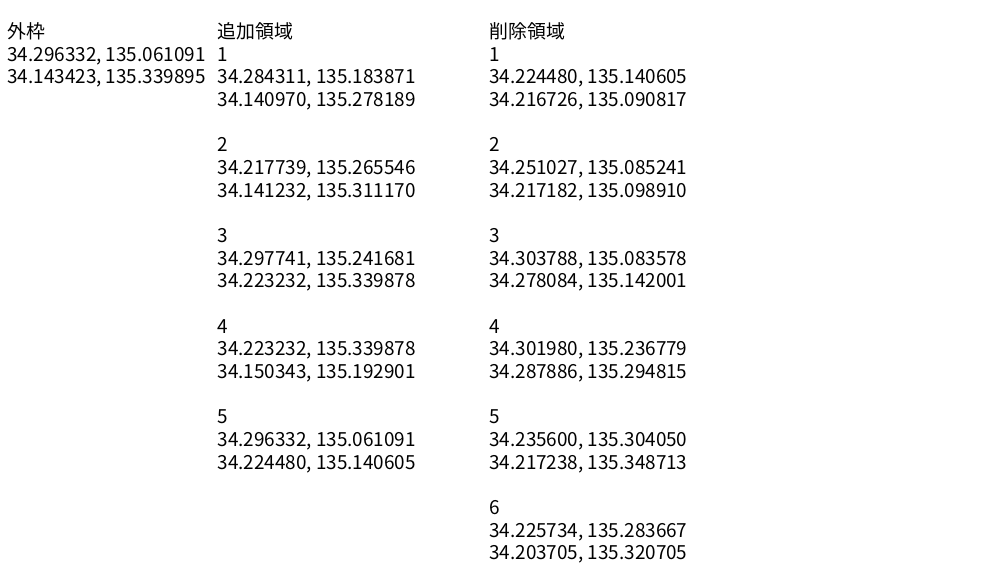
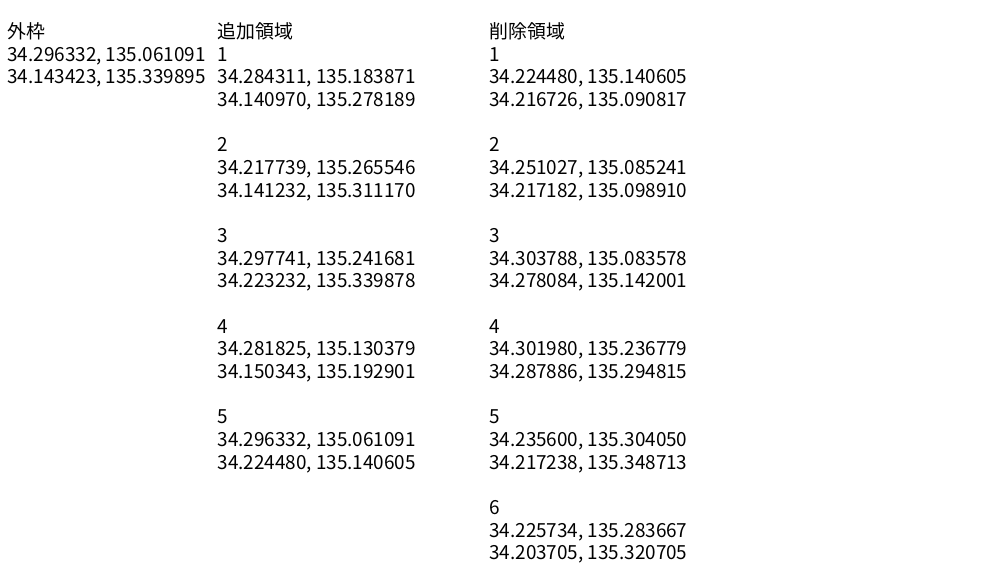
Before and after one commit to hiromotomasaki/Work, a slide deck: slide 2 of Taxi/Wakayama/Other/Area/area.odp. Drawn at 1008x567 pixels with LibreOffice and Linux fonts; fonts in the diff are those of the drawing. Boxes give left, top, right and bottom in pixels: in the first picture for what was removed or moved away, otherwise in the second. Text is boxed around its words. In the diff, an @@ line names an element or a change of style, - is before the commit and + after.

```diff
--- a/Taxi/Wakayama/Other/Area/area.odp
+++ b/Taxi/Wakayama/Other/Area/area.odp
@@ text at (x1=218, y1=341, x2=416, y2=359): text changed @@
-34.223232, 135.339878
+34.281825, 135.130379
```
Also in this commit, not shown: 18 other files.
